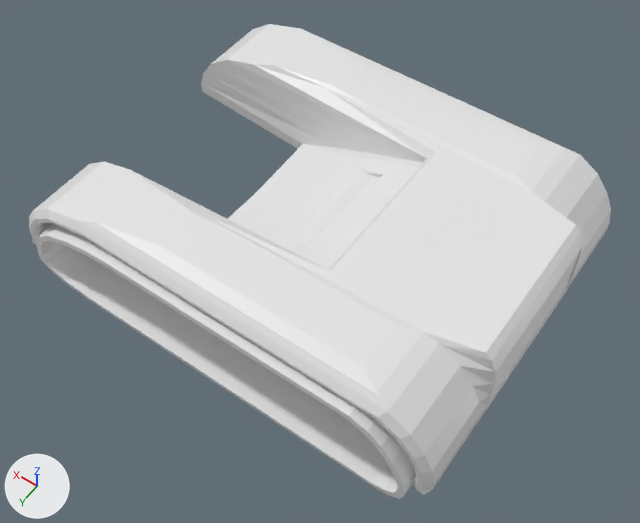
Two versions of the Blender file Assets/Models/Tank/TankModel2.blend, one commit apart.
The view is the same before and after, from a 50 mm lens placed at (-3.23, 4.59, 7.01), pointed at (-0.15, 0.27, 0.23). Arrows for +X, +Y and +Z are at lower left; the lights stay in place.
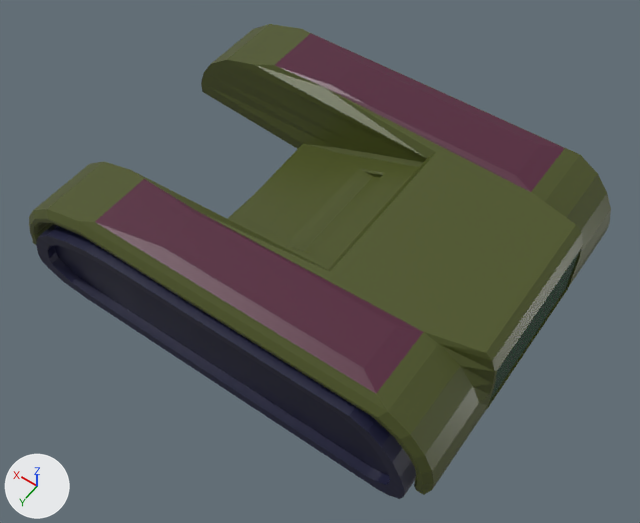
Changed parts and their boxes (x1, y1, x2, y2) in the pictures (640 x 523 px):
'Cube', surface changed: (29, 24, 611, 495) in both
'Cylinder', surface changed, reshaped (white to blue): (36, 224, 416, 499) in both
'Cube.001', surface changed: (490, 251, 580, 400) in both
part 2 of me_cylinder, built on: before (41, 241, 398, 493); after (48, 245, 390, 485)
part 3 of me_cylinder, recoloured (white to blue): (36, 224, 416, 499) in both

The edits, one by one:
Picture 'green_team.png' (img_green_team_png) is new.
In material 'Material' (mat_material), base_color is no longer (0.8, 0.8, 0.8), white #e7e7e7.
In material 'Material' (mat_material), texture is now set to img_green_team_png.
me_cube has 165 vertices, 142 faces and spans x -2.25..2.35, y 0.0..1.72, z 0.21..1.12.
me_cube is used by ob_cube; location (0.0, 0.0, 0.0).
me_cube part 1: texture (UV) coordinates of 142 of 142 faces, centred in x -2.25..2.35, y 0.29..1.72, z 0.21..1.12, changed; they spanned u 0.0..1.0, v 0.0..1.0 and now span u 0.1..0.47, v 0.49..0.69.
me_cylinder is used by ob_cylinder; location (0.0, 0.0, 0.0).
me_cylinder had 84 vertices, 84 faces and spanned x -2.07..2.15, y -1.8..-1.17, z -0.04..0.9.
me_cylinder now has 126 vertices, 107 faces and spans x -2.07..2.15, y -1.79..-1.17, z -0.04..0.9.
Part 2, on me_cylinder:
21 faces are deleted.
42 vertices move from x -2.0..2.08, y -1.8..-1.17, z 0.01..0.84 to x -1.92..2.0, y -1.78..-1.18, z 0.04..0.8.
21 new vertices lie (0.0, -0.09, 0.0) away from vertices in x -2.0..2.08, y -1.17, z 0.01..0.84.
21 new vertices lie (0.0, 0.09, 0.0) away from vertices in x -2.0..2.08, y -1.8, z 0.01..0.84.
44 new faces join them.
me_cylinder part 3: 63 faces spanning x -2.07..2.15, y -1.79..-1.17, z -0.04..0.9 switch from no material to mat_material (picture img_green_team_png).
